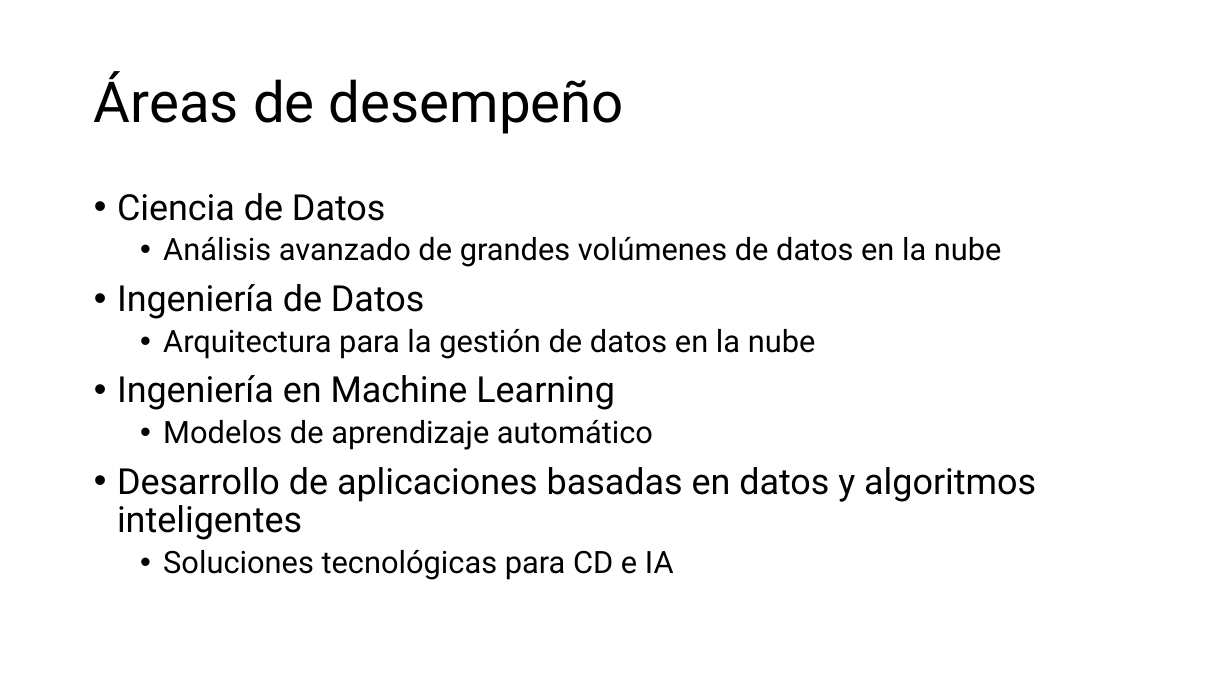
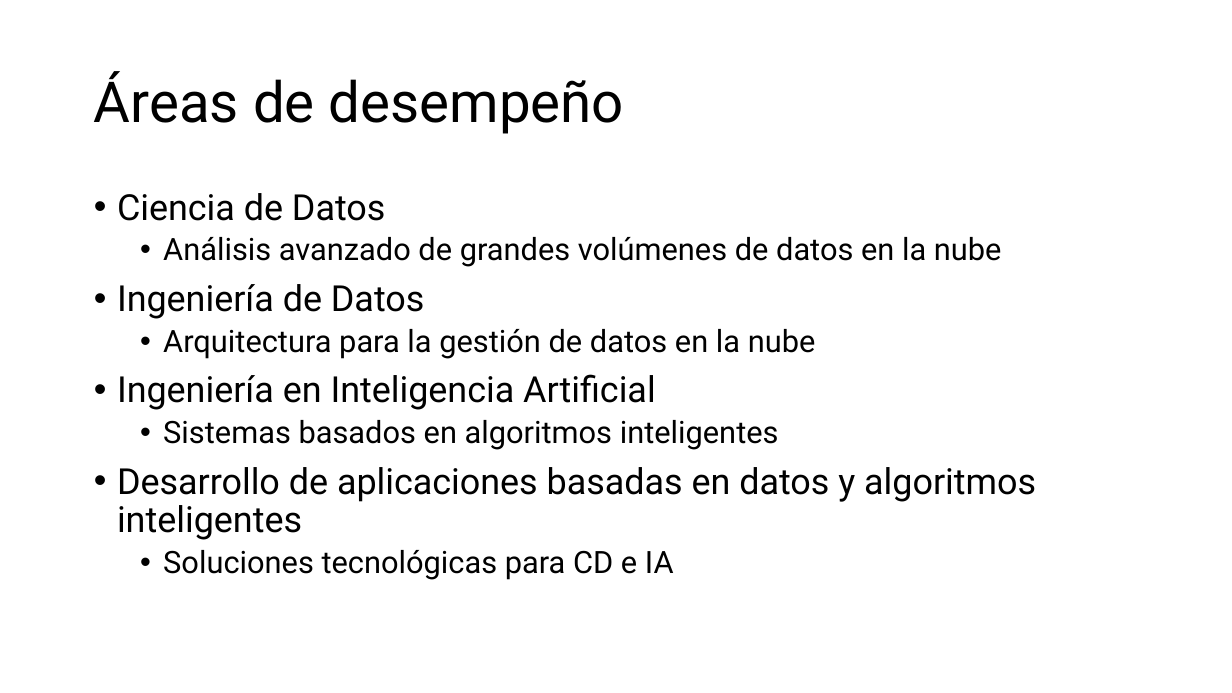
Before and after one commit to aavendan/cdia, a slide deck: slide 11 of 03 Presentación - CDIA.pptx (slide 12 before the commit). Drawn at 1232x693 pixels with LibreOffice and Linux fonts; fonts in the diff are those of the drawing. Boxes give left, top, right and bottom in pixels: in the first picture for what was removed or moved away, otherwise in the second. Text is boxed around its words. In the diff, an @@ line names an element or a change of style, - is before the commit and + after.

```diff
--- a/03 Presentación - CDIA.pptx
+++ b/03 Presentación - CDIA.pptx
@@ text at (117, 374, 779, 450): text changed @@
-• Ingeniería en Machine Learning
-  • Modelos de aprendizaje automático
+• Ingeniería en Inteligencia Artificial
+  • Sistemas basados en algoritmos inteligentes
```
Also in this commit, not shown: 1 other slide changed, 1 slide removed, 1 other file.
